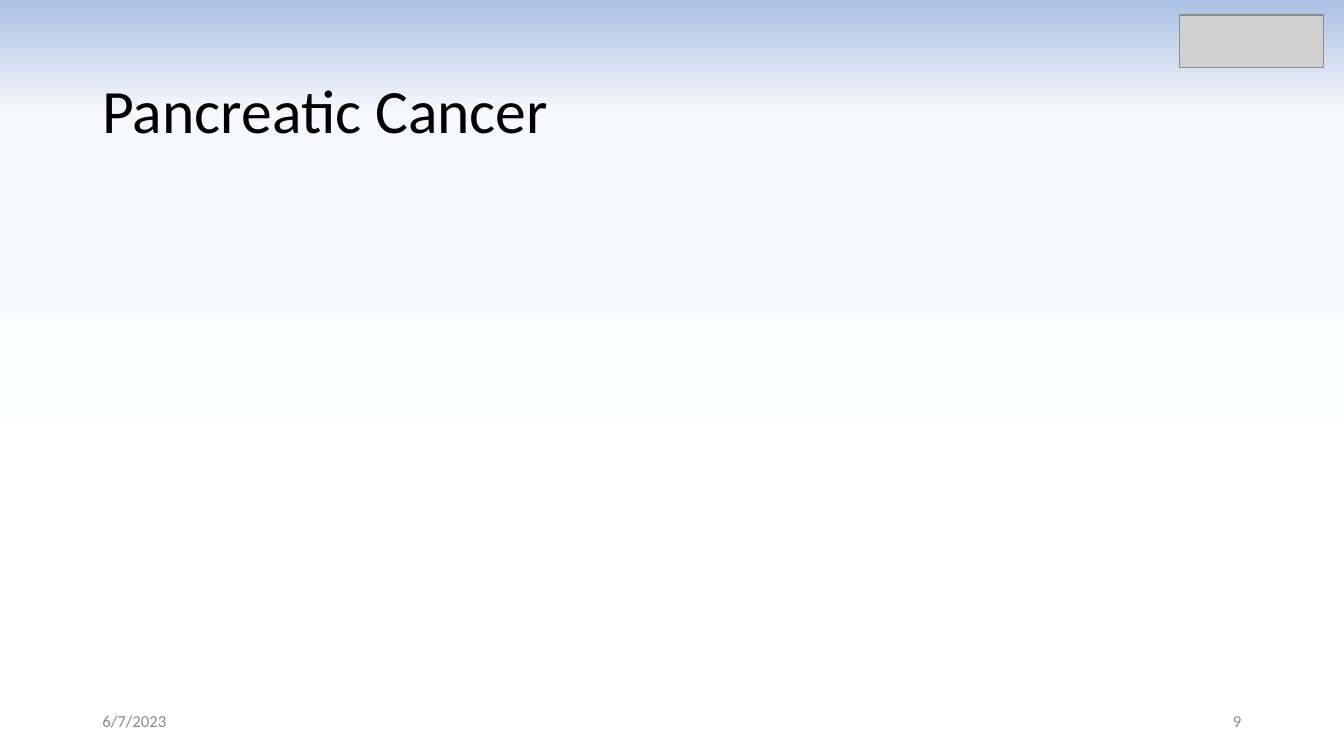
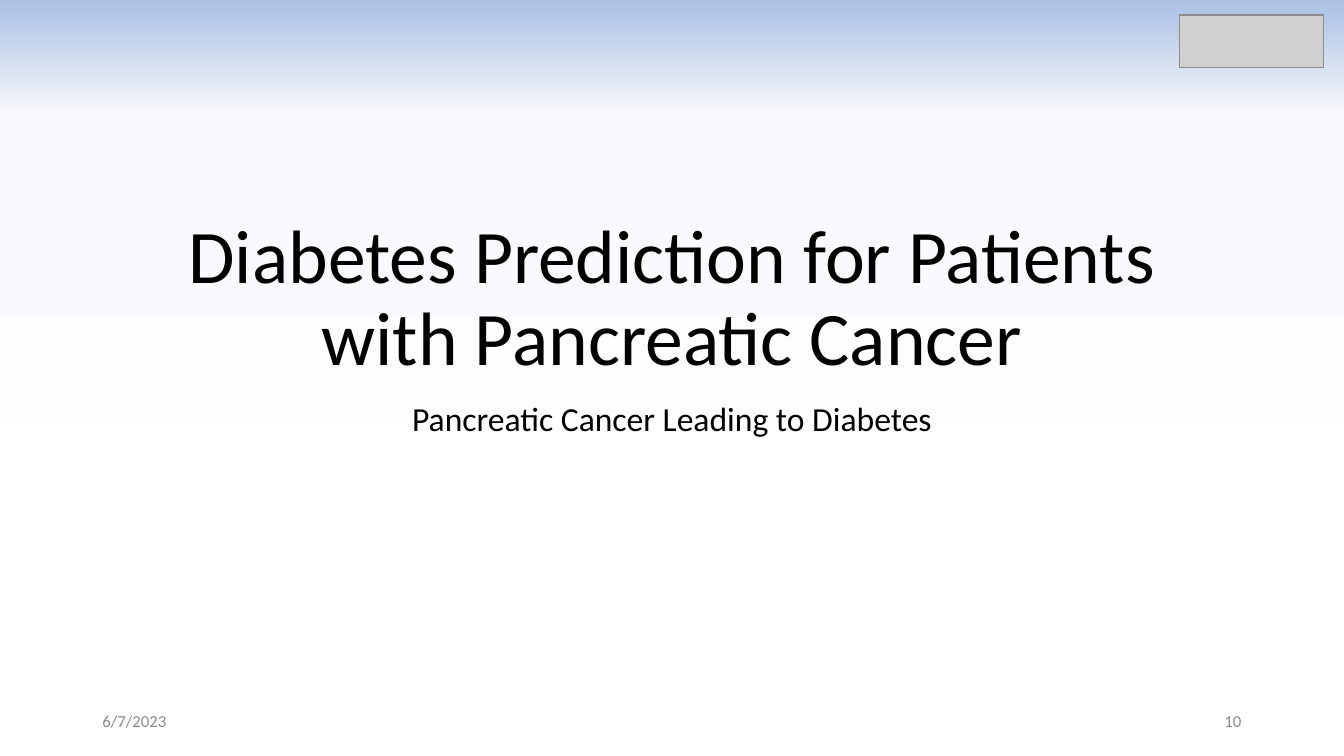
Before and after one commit to m-faisalshahid/AI, a slide deck: slide 10 of Diabetes Type 2 Prediction.pptx (slide 9 before the commit). Drawn at 1344x756 pixels with LibreOffice and Linux fonts; fonts in the diff are those of the drawing; grey boxes stand for pictures. Boxes give left, top, right and bottom in pixels: in the first picture for what was removed or moved away, otherwise in the second. Text is boxed around its words. In the diff, an @@ line names an element or a change of style, - is before the commit and + after.

```diff
--- a/Diabetes Type 2 Prediction.pptx
+++ b/Diabetes Type 2 Prediction.pptx
@@ title "Diabetes Prediction for Patients with ..." at (x1=188, y1=230, x2=1154, y2=366): vertical alignment middle to bottom @@
@@ title at (x1=188, y1=230, x2=1154, y2=366): text changed; size 44 to 54 pt @@
-Pancreatic Cancer
+Diabetes Prediction for Patients with Pancreatic Cancer
@@ subtitle added at (x1=412, y1=407, x2=931, y2=437), 24 pt, text #000000 @@
+Pancreatic Cancer Leading to Diabetes
@@ page number at (x1=1224, y1=716, x2=1241, y2=727): text changed @@
-9
+10
```
Also in this commit, not shown: 8 other slides changed, 9 slides added, 1 slide removed.
